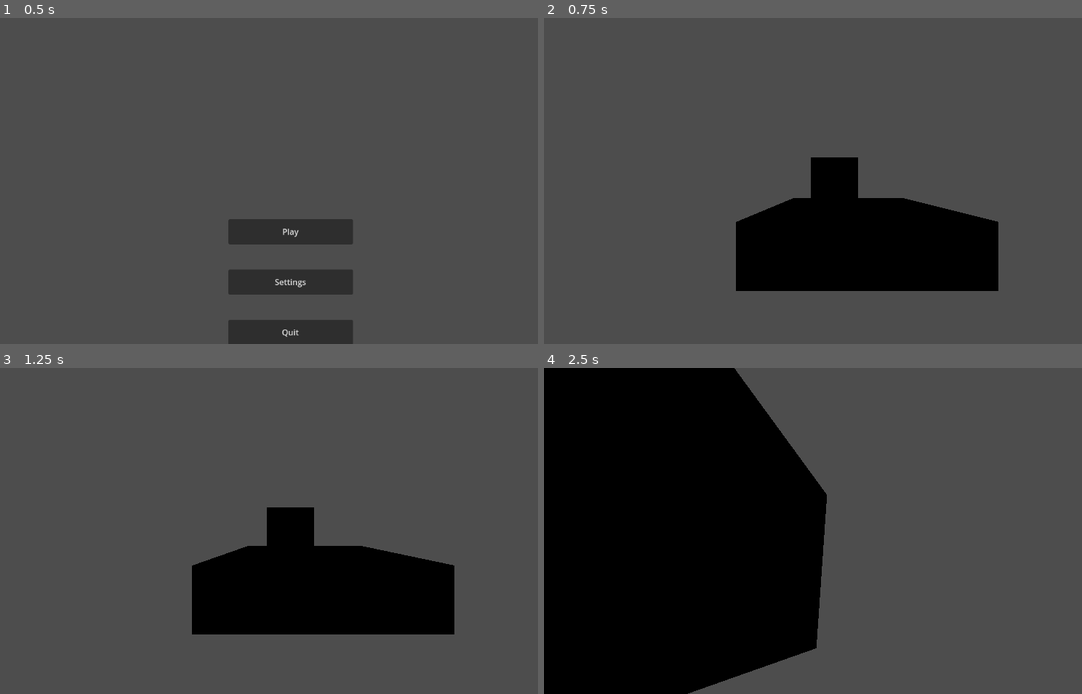
Above: before the commit, frames 1-4 (two rows, left to right).
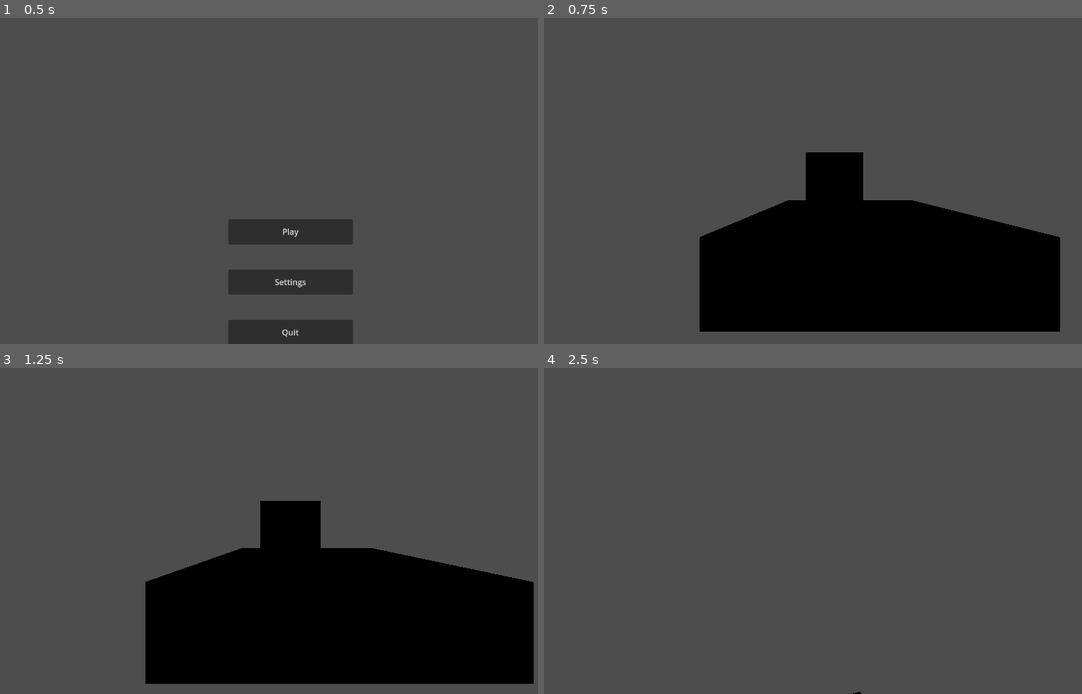
Above: after the commit, the same moments.

Repository: AlexTheAccount/Get-The-Biscuit
Game: Godot game, scene res://Tscn/Main Menu.tscn
The game is run twice, just before and just after one commit, with the same random seed, the same clock (stepped at 60 frames per second) and the same inputs.
Inputs (mouse positions are in pixels of both pictures, inside the frame that each line leads up to):
- Up to frame 1 (0.5 s): no input
- Up to frame 2 (0.75 s): click "Play" at 0.5 s
- Up to frame 3 (1.25 s): no input
- Up to frame 4 (2.5 s): tap Enter (ui_accept) at 1.25, 1.52, 2, 2.27 s; move the mouse to (866, 531) at 1.27 s; hold Mouse wheel up (Zoom In, bound only after the commit) 1.28-2.03 s; hold Up (ui_up) from 1.28 s (still down); tap Mouse wheel down (Zoom Out, bound only after the commit) at 1.55, 2.1 s; move the mouse to (807, 531) at 2.02 s; tap Mouse wheel up (Zoom In, bound only after the commit) at 2.3 s

Frame 1 is identical in both runs. In frame 2, 12% of the frame differs, in the area x 28-96%, y 41-97%; in frame 3, 16%; in frame 4, 47%, in the area x 0-60%, y 0-100%.

Commit message:
Zoom in/out added

Diff:
--- a/get-the-biscuit/Tscn/PlayerBody.gd
+++ b/get-the-biscuit/Tscn/PlayerBody.gd
@@ -29,9 +29,16 @@
 
 	move_and_slide()
 
+# zoom vars
+@export var minZoom := 2.0
+@export var maxZoom := 8.0
+@export var zoomSpeed := 1.0
+var targetZoom := 4.0  # also the starting zoom
+
 # camera movement/pivot logic
 @onready var camera := $CamPivot/SpringCamArm3D/Camera3D as Camera3D
 @onready var cameraPivot := $CamPivot as Node3D
+@onready var cameraSpringArm := $CamPivot/SpringCamArm3D as SpringArm3D
 
 @export_range(0.0, 1.0) var mouseSensitivity = 0.01
 @export var cameraDistance = 4.0
@@ -51,3 +58,16 @@
 		# Apply the rotations
 		cameraPivot.rotation.y = rotationY
 		camera.rotation.x = rotationX
+
+		# zoom in/out logic
+	elif event is InputEventMouseButton:
+		if Input.is_action_pressed("Zoom In"):
+			targetZoom = max(minZoom, targetZoom - zoomSpeed)
+		elif Input.is_action_pressed("Zoom Out"):
+			targetZoom = min(maxZoom, targetZoom + zoomSpeed)
+
+# Smoothly Applies Zoom
+func _process(delta):
+	var currentZoom = cameraSpringArm.spring_length
+	var newZoom = lerp(currentZoom, targetZoom, 10 * delta)
+	cameraSpringArm.spring_length = newZoom
--- a/get-the-biscuit/project.godot
+++ b/get-the-biscuit/project.godot
@@ -14,3 +14,16 @@
 run/main_scene="uid://cm6at32y0pl8t"
 config/features=PackedStringArray("4.4", "Forward Plus")
 config/icon="res://icon.svg"
+
+[input]
+
+"Zoom In"={
+"deadzone": 0.2,
+"events": [Object(InputEventMouseButton,"resource_local_to_scene":false,"resource_name":"","device":-1,"window_id":0,"alt_pressed":false,"shift_pressed":false,"ctrl_pressed":false,"meta_pressed":false,"button_mask":0,"position":Vector2(0, 0),"global_position":Vector2(0, 0),"factor":1.0,"button_index":4,"canceled":false,"pressed":false,"double_click":false,"script":null)
+]
+}
+"Zoom Out"={
+"deadzone": 0.2,
+"events": [Object(InputEventMouseButton,"resource_local_to_scene":false,"resource_name":"","device":-1,"window_id":0,"alt_pressed":false,"shift_pressed":false,"ctrl_pressed":false,"meta_pressed":false,"button_mask":0,"position":Vector2(0, 0),"global_position":Vector2(0, 0),"factor":1.0,"button_index":5,"canceled":false,"pressed":false,"double_click":false,"script":null)
+]
+}
